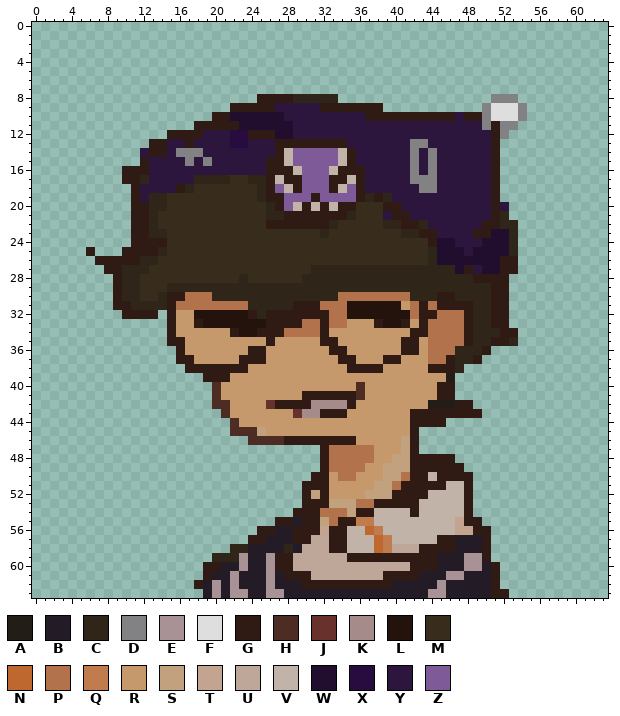
A pixel-art sprite gets an edit: MicrocomputerArchitectureWebsite/images/xytest.png. Above, as it was before the edit.
The file is 64x64 pixels. Colours within 5 levels of each other are drawn and written as one.
Palette (. is transparent): A #221d16  B #231b26  C #2f2619  D #828184  E #a89296  F #dedede  G #2f1a14  H #4c2c23  J #69312c  K #a58c8a  L #24120c  M #382d1c  N #be672e  P #b1724c  Q #c07c4e  R #c5996b  S #c2a17f  T #c2a491  U #bea798  V #c2b3a9  W #210e2f  X #290c3f  Y #2c163d  Z #7e5b98
Pixels before (only the part around the change), first column x 0:
 0 ................................................................
 1 ................................................................
 2 ................................................................
 3 ................................................................
 4 ................................................................
 5 ................................................................
 6 ................................................................
 7 ................................................................
 8 .........................GGGGCCCCC.................DDD..........
 9 ......................GGGGGYYYYYGGGGGGG...........DFFFD.........
10 ....................GGWWWWWWYYYYYYYYYGGGGGGGGGGYGGDFFFD.........
11 ..................GGGGGWWWWWWYYYYYYYYYYYYYYYYYYYYYDGDD..........
12 ...............GGGGYYYXXGGGWWYYYYYYYYYYYYYYYYYYYYYYGD...........
13 .............GGYYGYYYYXXYYYGGGGGGGGYYYYYYYDDYYYYYYYG............
14 ............YGGYDDDYYYYYYYYGVZZZZZVGYYYYYYDYDYYYYYYG............
15 ............GYYYYDYDYYYYYYGGVZZZZZVGYYYYYYDYDYYYYYYG............
16 ..........GGGYYYYYYYYYYYYYGGGVZZZVGGGYYYYYDYDYYYYYYG............
17 ..........GGCYYYYYCCCCMMCCGVGGZZZGGVGYYYYYDDDYYYYYYG............
18 ...........GYYYYGCMMMMMMMCGZVGZZZGVZGYYYYYYDDYYYYYYG............
19 ...........GYCCMMMMMMMMMMCGGZZZGZZZZGCGCYYYYYYYYYYYG............
20 ...........GGCCMMMMMMMMMMMCGZVGVGVGGMMMGGYYYYYYYYYYGY...........
21 ...........GGCMMMMMMMMMMMMCCGGGGGGGCMMMYGGYYYYYYYYYGC...........
22 ...........GGCMMMMMMMMMMMMGGGGGGGCMMMMMCCGGCYYYYYYGGCC..........
23 ...........GGCCMMMMMMMMMMMMMMMMMCMMMMMMMMCCGGYYYYGGWWC..........
24 ...........GGGGMMMMMMMMMMMMMMMMMMMMMMMMMMMMMGWWYYYWWWC..........
25 ......G...GGGGCMMMMMMMMMMMMMMMMMMMMMMMMMMMMMCWWWYWWWWC..........
26 .......GGGGGCCMMMMMMMMMMMMMMMMMMMMMMMMMMMMMMCWWWWWWWGG..........
27 ........GGCCCMMMMMMMMMMMMMMMMMMCCCCCCCCCCCCCCCCWGYWWGG..........
28 .........GCCMMMMMMMMMMMCMMMMMMCCCCCCCCCCCCCCCCCCCGGGG...........
29 .........GCCMMMCCCCCCCCCCCCCCCCCCCCCCCCCCCCCCCCCCCCGG...........
30 .........GCCMMCGGPPPCCCCCCCCCCCCCCPPPPPPPPCCCGGCCCCGG...........
31 .........GGCCCCGPPPPPPPPCCCCCGGGPPPLLLLLLRPGPGGGGCCGG...........
32 ..........GGGG.GRRLLLLLLGCGGGGGGGPPLLLLLLLPGGPPPGCCGG...........
33 ...............GRRGLLLLLLLGGGGPPGPPRRRGLLGRGPPPPGCCGG...........
34 ...............GRRRRRRGLLGGGPPPPGRRRRRRRRRGGPPPPGCCCGG..........
35 ...............GGRRRRRRRRRGRRRRRGGRRRRRRRGGRPPPPGCCGGC..........
36 ................GRRRRRRRGGRRRRRRRGGRRRRRRGGRPPPCCCG.............
37 ................GGRRRRRGGGRRRRRRRRGGRRRGGRRRPPGCCG..............
38 .................GGGGGGGRRRRRRRRRRRGGGGRRRRRGGGC................
39 ...................GGGRRRRRRRRRRRRRRRRRRRRRRRRA.................
40 ....................HRRRRRRRRRRRRRRRHRRRRRRRRGG.................
41 ....................HRRRRRRRRRGGGGGGHRRRRRRRRGG.................
42 ....................HHRRRRJGGGGKKKKGRRRRRRRRAAAGG...............
43 .....................HRRRRRRRJKKGGGRRRRRRRGGGGGGGG..............
44 ......................HRRRRRRRRRRRRRRRRRRRGGGG..................
45 ......................HHHSRRRRRRRRRRRRRRRRG.....................
46 ........................HHHHGGGGGGGGRRRRRSG.....................
47 ................................GPPPPPRRRSG.....................
48 ................................GPPPPPRRSSGGGGG.................
49 ................................GPPPPRRSSSGGGGGG................
50 ...............................GGRPPRRRSSPGGVGGGG...............
51 ..............................GGGRRRRRSSPGGGGGVVG...............
52 ..............................GSGRRRRSSSGGGGVVVVG...............
53 ..............................GGGSSSPPGGGGGVVVVVG...............
54 .............................GGGPPPSGGVVVVGVVVVVG...............
55 ...........................GGBGGSPGGQQVVVVVVVVVTGG..............
56 .........................GGBBGGGTGGVVNQVVVVVVVVTTGG.............
57 ........................GGBBBGGUUGGVVVNQVVVVVGGBBBG.............
58 ......................CCBBBBCBUUUGGVVVNQUUUGGGGBBBG.............
59 ....................CCCEBBEGGUUUUUUGGGGGGGGGGBBBEEG.............
60 ...................GGBBEBBEGGUUUUUUUUUUUUUGGGBBBEEBG............
61 ...................GBBEBBBEBGGGUUUUUUUUGGGGBBBEEBBBG............
62 ..................GBEBEBBBEBBBGGGGGGGGGGBBBBBEBBBBBG............
63 ...................BEBEEBBEEBBBBBBBBBBBBBBBBEEBBBBBGG...........
New version:
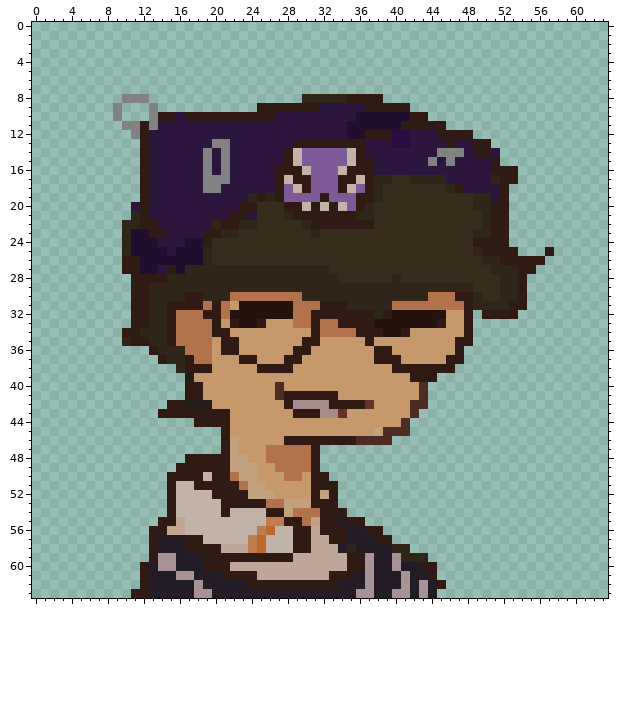
The exact change:
Changed rows in their new state; - is an unchanged pixel.
first column x 6:
 8 ----DDD------------.....----CGGGG------------...----
 9 ---D---D--------...--GGGGGYYYYY--GGG--------.....---
10 ---D---DGGYGGG--GGGGGY--------WWWWWW--...........---
11 ----DDGDYYYYYYYYYYYYYYY------WWWWWWGGGGG........----
12 -----DGYYYYYY---YYYYYYY------WWGGGXX---GGGG....-----
13 ------GYY--Y--DDYY---YY------GG---XXYY--G--GG.------
14 ------GYY-YYYD-D-----YGV----ZVG-----Y-YDDD-GGY------
15 -----------Y---D----YYGV----ZVGG----Y---D-----------
16 ----..-------D-D----Y--GV--ZV--G----Y-Y-------GG----
17 ----..G-----YDDDYYYYYGV-G--Z-GVGCCMMCCCC-----CGG----
18 -----.G---YYYDDYYYYYYGZVG--ZGVZGCMMMMMMMCG---YG-----
19 -----.GYYYYYYYYYYYCGC----ZG----GCMMMMMMMMMMCCYG-----
20 -----Y-YYYYYYYYYYGG-MMGGVGVGVZGC-MMMMMMMMMMCC-G-----
21 -----C-YYYYYYYYYGGY-MMC------GCC-MMMMMMMMMMMC-G-----
22 ----CC-GYYYYYYCGGCC-MMMMC--GGGGG-MMMMMMMMMMMC-G.----
23 ----CWWGGYYYYGGCC--------CM--------MMMMMMMMCCGG.----
24 ----CWWWYYYWWG------------------------MMMMMGGGG.----
25 .---CWWWWYWWWC------------------------MMMMMCGGGG---G
26 -...--WWWWWWWC------------------------MMMMMMCC--GGG-
27 --..GGWWYGWCCCCCCCCCCCCCC--MMMMMMMMMMMMMMMMMMCCCGG--
28 ---..GGGGCCCCCCCC-CCCCCC----MMMMMM-MMMMMMMMMMMCCG---
29 ---..GGCC----------------------------------MMMCCG---
30 ---..GGC-CCGGC--PPPPPPPP----CCCCCCCC--PPPGG-MMCCG---
31 ---..GG---GGG-G-RLLLLLLPPPGGGCCCCCPP-P-PPP---CCGG---
32 ----.--CC-PPPGGP--LLLLLPP--GGGGGCG--LLLLRR-.G--G----
33 -----GGCC-PPPPGRG--GRRRP-GP-GGGGL--LLLLGRR-....-----
34 ----GGCCC-PPPPGGRRRRRRRRRGPPPPGGGLLGRRRRRR-.....----
35 ----CGGCC-PPPP-GG---R---GGRR---G---RR-RRRG-.....----
36 -------GCCCPPP-GG-RR---GG--RR---GG-RR-RRRG...-------
37 --------GCC-PP-----R--GG----RR--G-----RR-G..--------
38 ----------C---RRRR-GGGG------RRRR-GGGG---.----------
39 -----------ARRRR--------------------GGG..-----------
40 -----------GGRR------H--------R------H...-----------
41 -----------GGRR------HGG----RRR------H...-----------
42 ---------GGAAARR----RR-KK--GG-GJ----HH.....---------
43 --------GGGGGGGG-------GGGKKJ-------H.......--------
44 ------------GGGGR------------------H....------------
45 ---------------GRRRR------------SHHH.---------------
46 ---------------GSRRRRR--------HHHH...---------------
47 ---------------GSRRRPPPPPG...........---------------
48 -----------GGGGGSSRRPPPPPG...............-----------
49 ----------GGGGGGSSSRRPPPPG................----------
50 ---------GGGGVGGPSSRRRPPR--................---------
51 ---------GVVGGGGGPSSRRRRR--G...............---------
52 ---------GVVVVGGGGSSSRRRRGSG...............---------
53 ---------GVVVVVGGGGGPPSSS--G...............---------
54 ---------GVVVVVGVVVVGGSPPPGGG..............---------
55 --------GGTVVVVVVVVVQQ-GPSGGB-G.............--------
56 -------GGTTVVVVVVVVQNVV--TG--BBGG............-------
57 -------GBBBGGVVVVVQNVVV------BBBGG...........-------
58 -------GBBBGGGGUUUQNVVVGG--UBCBBBBCC.........-------
59 -------GEEBBBGGGGGGGG----------EBBECCC.......-------
60 ------GBEEBBB--GUUUUUUU------GGEBBEBB--.......------
61 ------GBBBEEBB-GGGGUUUUUU--GGGBEBBBEB-G.......------
62 ------GBBBBBE-B-B-GGGGGG----BBBEBB-E-E-G......------
63 -----GGBBBBBEEB-BB--BB--------EE--EE-EB........-----
